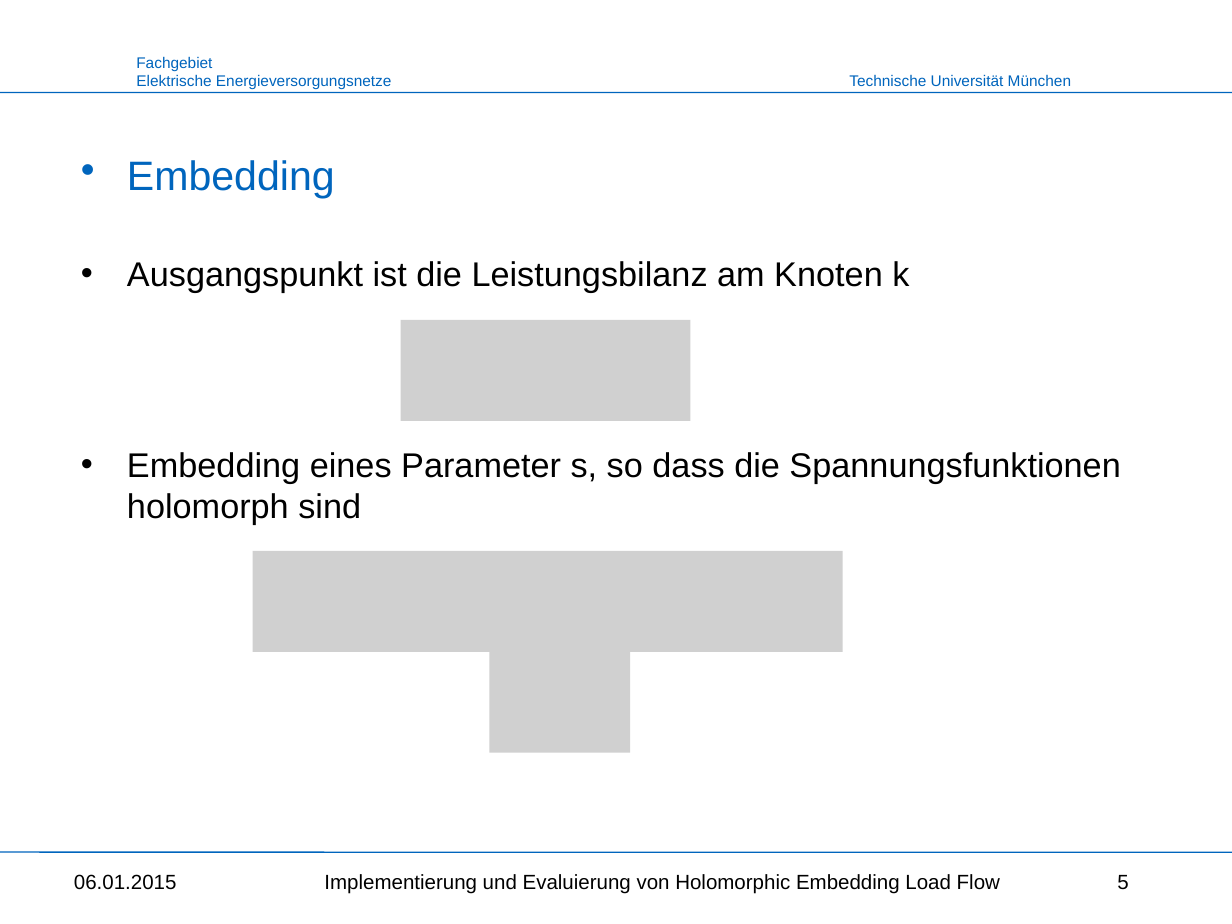
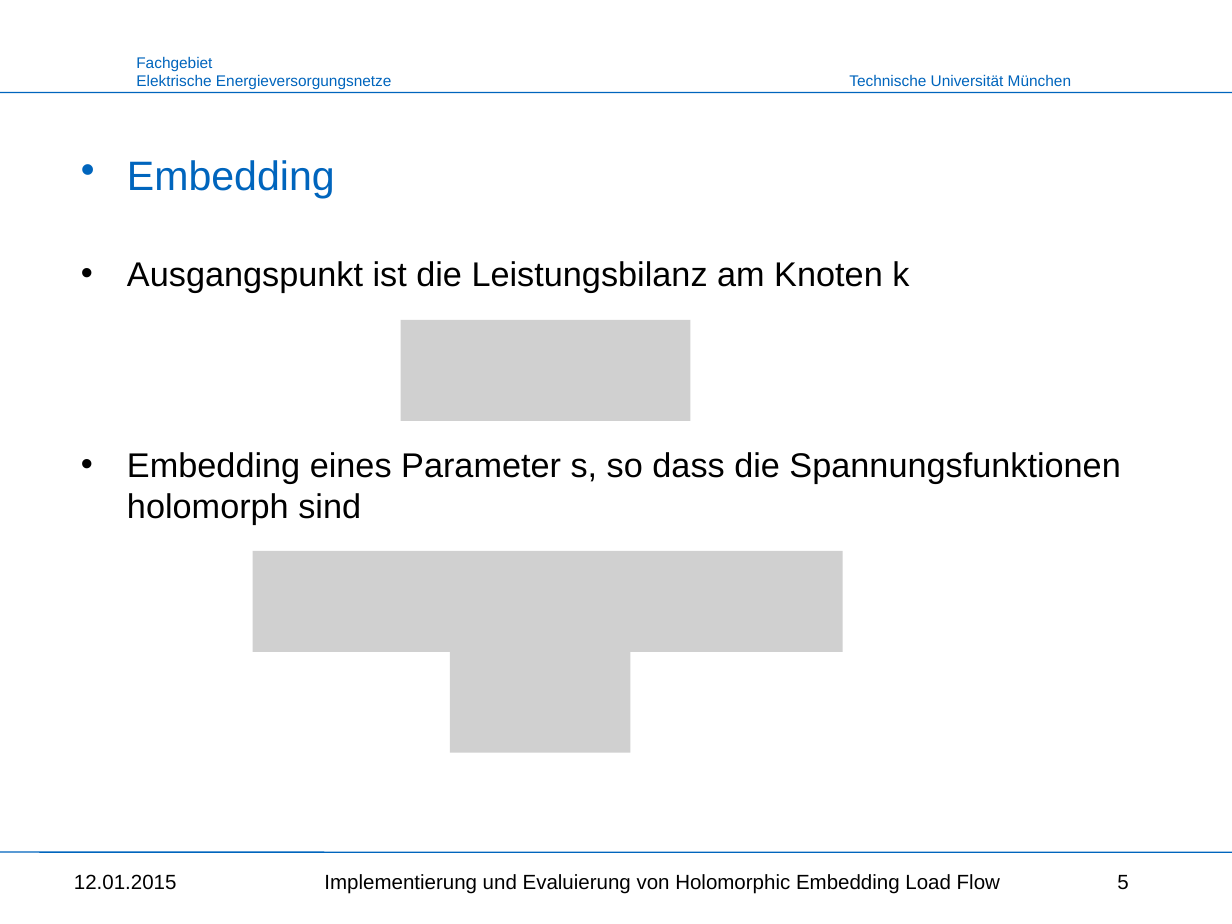
Before and after one commit to benediktibk/loadflow, a slide deck: slide 5 of documents/master_thesis/intermediate_presentation.pptx. Drawn at 1232x924 pixels with LibreOffice and Linux fonts; fonts in the diff are those of the drawing; grey boxes stand for pictures; background and template pictures are left out. Boxes give left, top, right and bottom in pixels: in the first picture for what was removed or moved away, otherwise in the second. Text is boxed around its words. In the diff, an @@ line names an element or a change of style, - is before the commit and + after.

```diff
--- a/documents/master_thesis/intermediate_presentation.pptx
+++ b/documents/master_thesis/intermediate_presentation.pptx
@@ picture: place and size @@
-picture at bbox=[489, 652, 630, 753]
+picture at bbox=[450, 652, 630, 753]
@@ text at bbox=[74, 874, 177, 890]: text changed @@
-06.01.2015
+12.01.2015
```
Also in this commit, not shown: 17 other slides changed.
